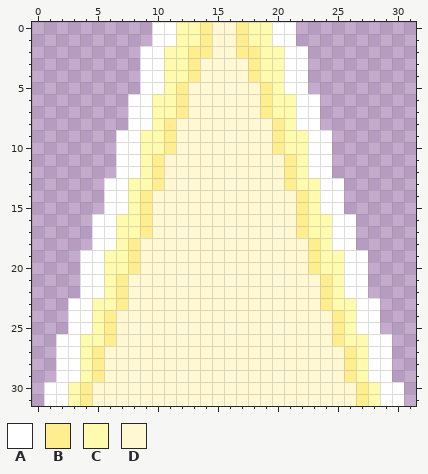
Pixel-art file: Assets/Art/SkillIcons/FaithSkillIcon.aseprite. Above is the file before it was changed.
32x32 pixels, 1 frame.
Palette (. is transparent): A #ffffff  B #ffee8f  C #fffbae  D #fff8d2
After:
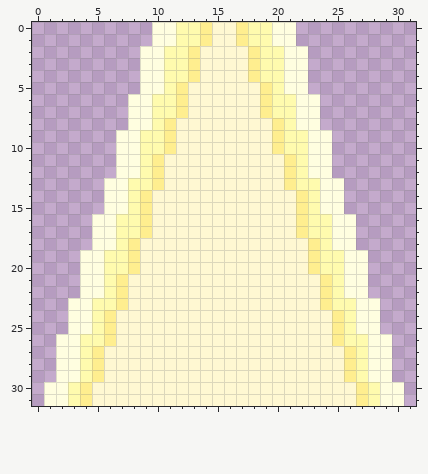
The edit:
Colour A changes from #ffffff to #fffee0.
The edit turns colour B into colour D in row 2 at x 14 and 17.
Where, in picture pixels (left, top, right, bottom), the same in both pictures:
changed: (44, 22, 404, 406)
